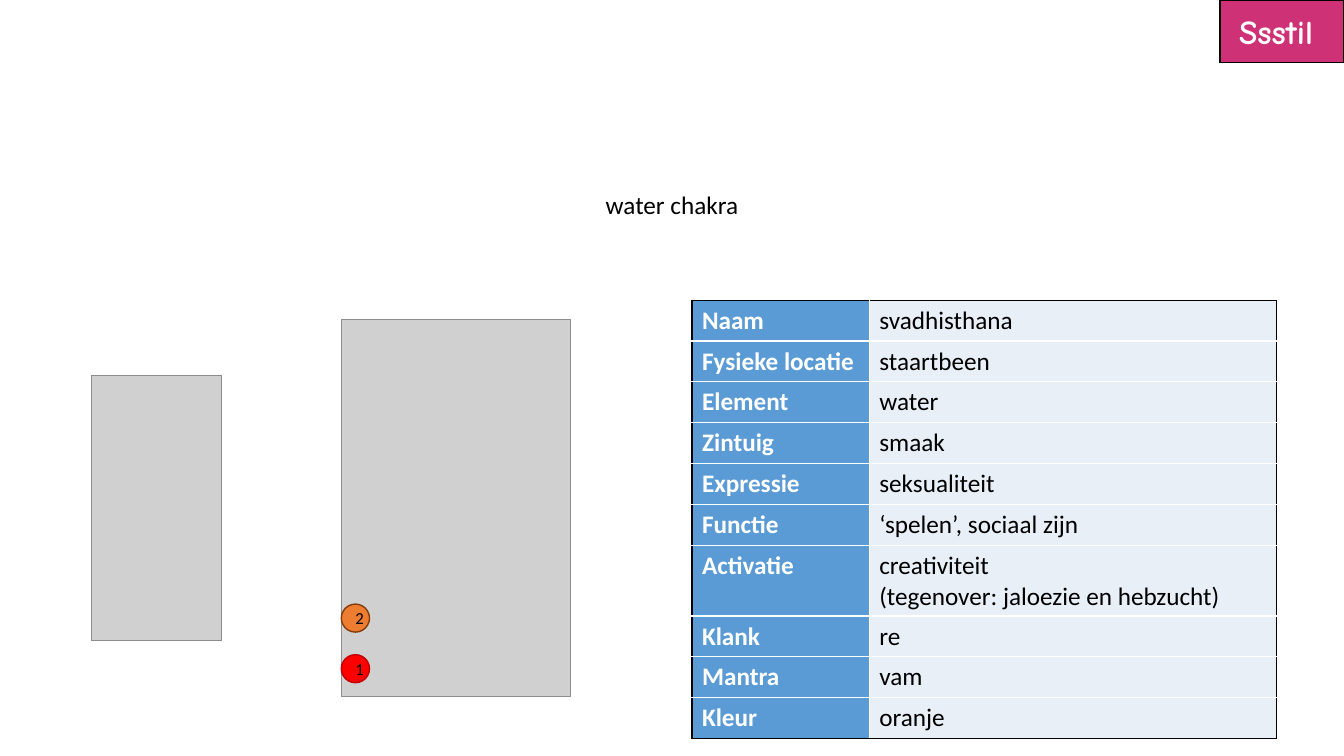
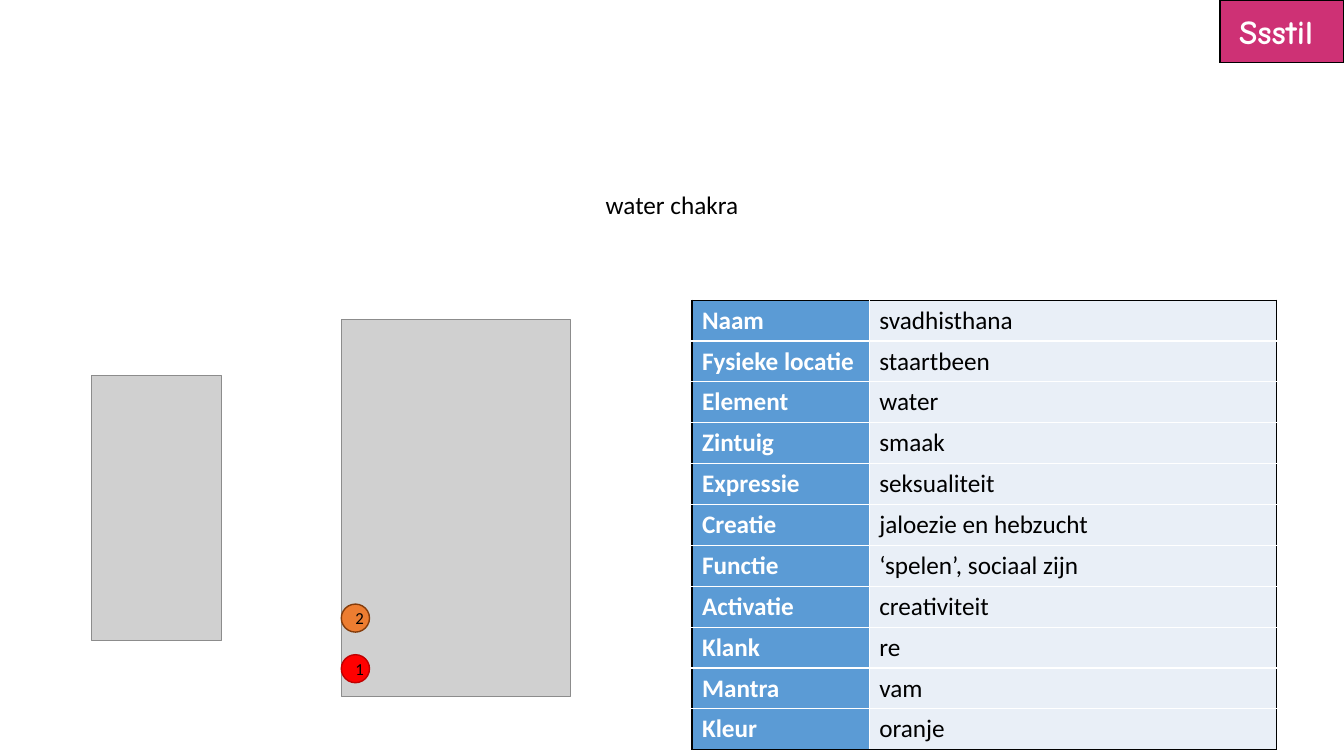
Before and after one commit to hermanvand/website-ssstil, a slide deck: slide 3 of lessen/03-energie/24 - water chakra.ppsx. Drawn at 1344x756 pixels with LibreOffice and Linux fonts; fonts in the diff are those of the drawing; grey boxes stand for pictures. Boxes give left, top, right and bottom in pixels: in the first picture for what was removed or moved away, otherwise in the second. Text is boxed around its words. In the diff, an @@ line names an element or a change of style, - is before the commit and + after.

```diff
--- a/lessen/03-energie/24 - water chakra.ppsx
+++ b/lessen/03-energie/24 - water chakra.ppsx
@@ table at (x1=692, y1=300, x2=1276, y2=750) @@
+row 6: Creatie | jaloezie en hebzucht
-row 8, column 2: creativiteit / (tegenover: jaloezie en hebzucht)
+row 8, column 2: creativiteit
```
Also in this commit, not shown: 7 other files.
